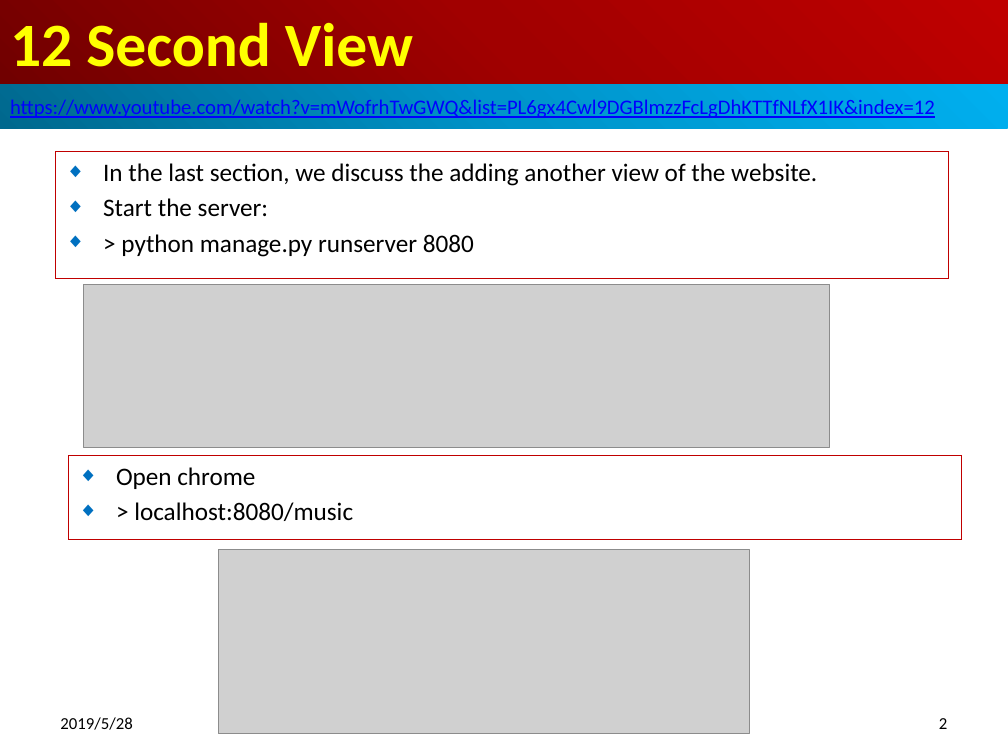
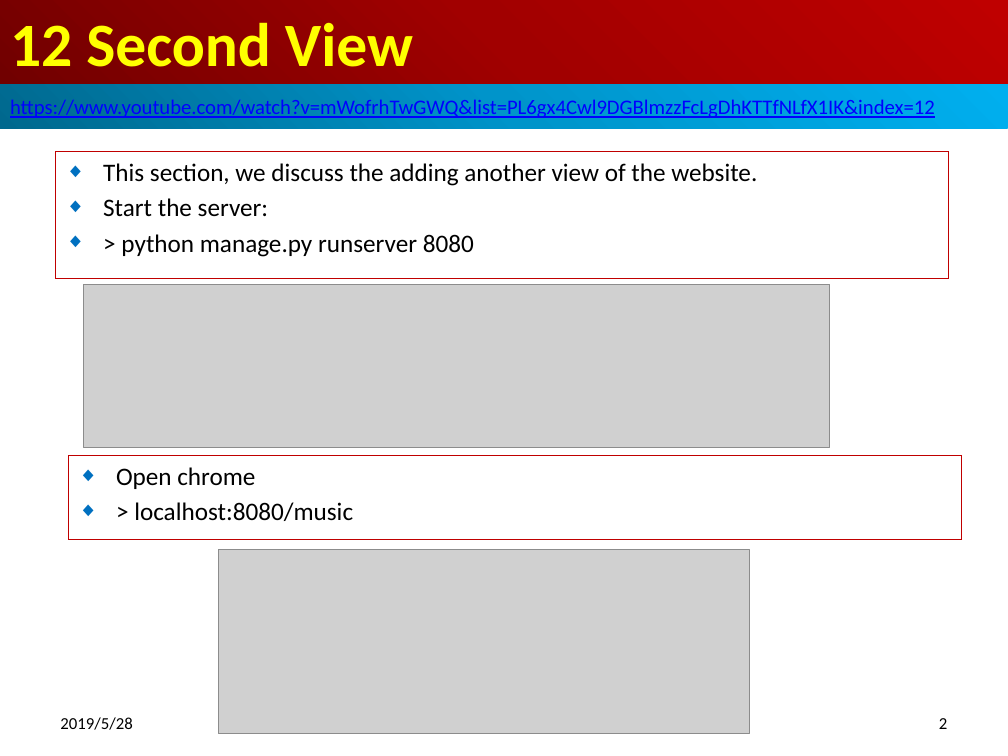
Before and after one commit to peterhchen/500-Django-Basic, a slide deck: slide 2 of 12_SecondView/12_SecondView.pptx. Drawn at 1008x756 pixels with LibreOffice and Linux fonts; fonts in the diff are those of the drawing; grey boxes stand for pictures. Boxes give left, top, right and bottom in pixels: in the first picture for what was removed or moved away, otherwise in the second. Text is boxed around its words. In the diff, an @@ line names an element or a change of style, - is before the commit and + after.

```diff
--- a/12_SecondView/12_SecondView.pptx
+++ b/12_SecondView/12_SecondView.pptx
@@ subtitle at bbox=[103, 163, 757, 186]: text changed @@
-◆ In the last section, we discuss the adding another view of the website.
+◆ This section, we discuss the adding another view of the website.
```
